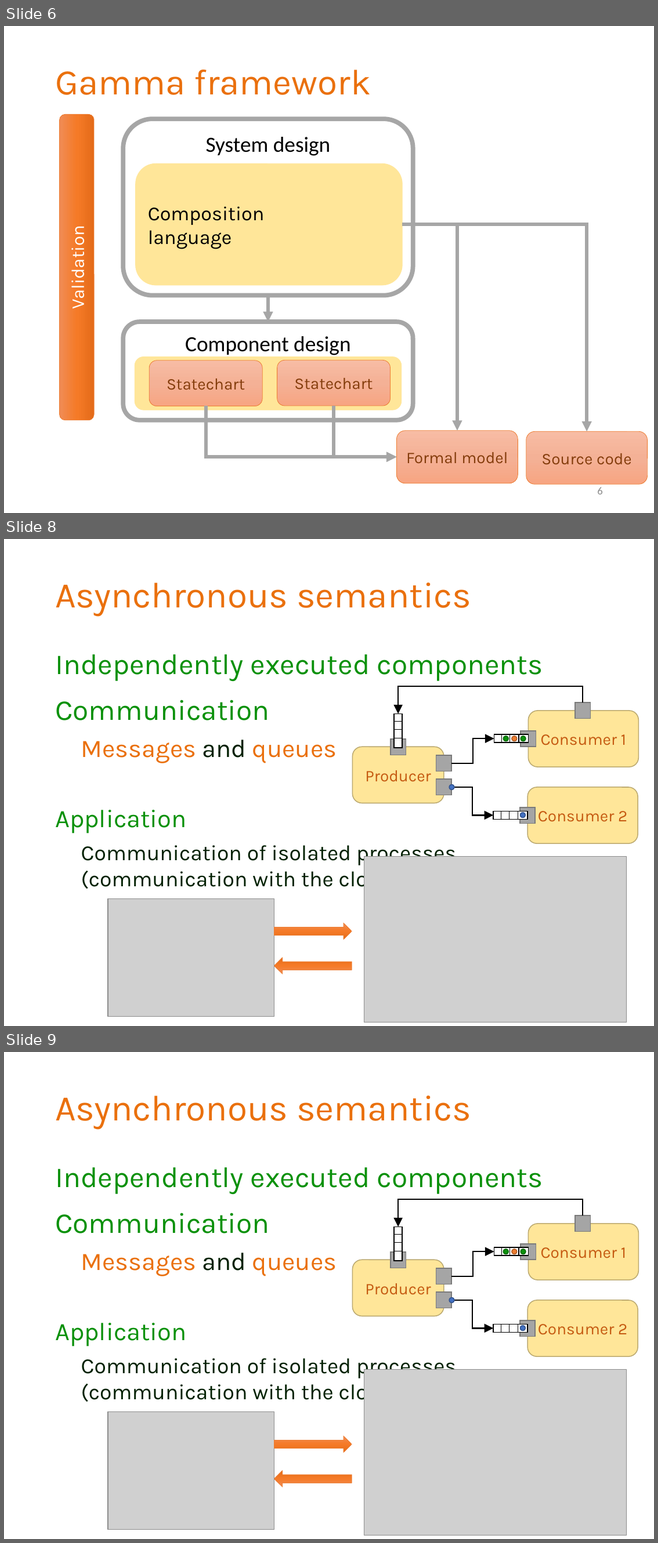
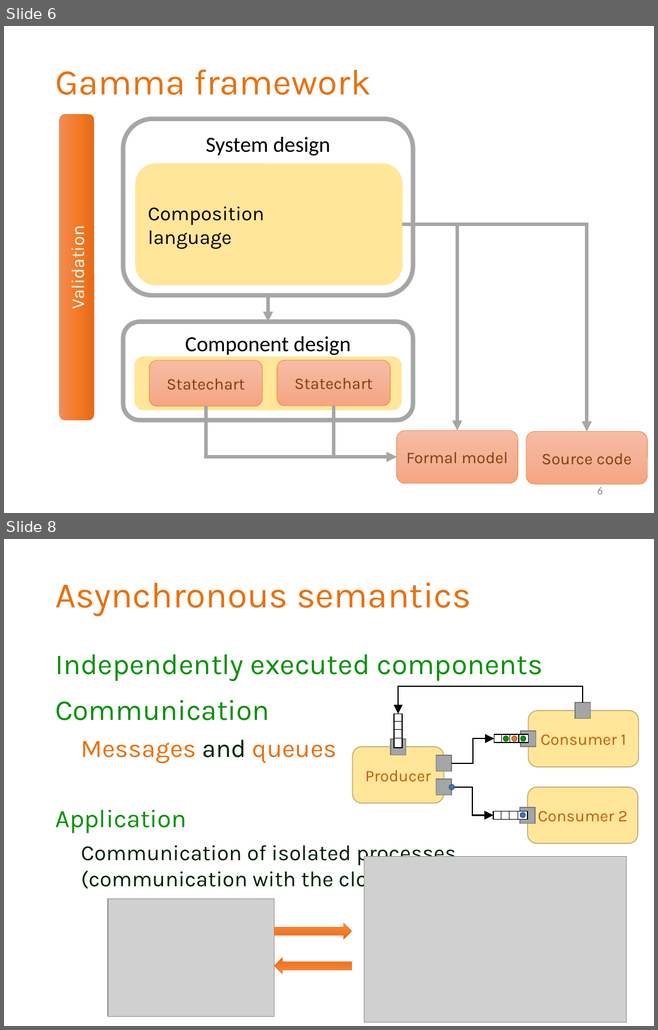
Before and after one commit to grbeni/minisymp2018, a slide deck: presentation/gb_mv_gamma.pptx. Shown one above the other, each under a label of ours: slides 6, 8 and 9 before the commit, slides 6 and 8 after it; the slides between them are not shown. The pictures are 658x1543 and 658x1030 pixels, drawn with LibreOffice and Linux fonts; fonts in the diff are those of the drawing; grey boxes stand for pictures; background and template pictures are left out. Boxes give left, top, right and bottom in pixels: in the first picture for what was removed or moved away, otherwise in the second. Text is boxed around its words. In the diff, an @@ line names an element or a change of style, - is before the commit and + after.

```diff
--- a/presentation/gb_mv_gamma.pptx
+++ b/presentation/gb_mv_gamma.pptx
@@ slide 8 removed at [4,539,654,1026], background #FFFFFF @@
@@ title removed at [55,583,471,616] @@
-Asynchronous semantics
@@ text removed at [55,654,543,892] @@
-Independently executed components
-Communication
-  Messages and queues
-Application
-  Communication of isolated processes
-  (communication with the cloud)
@@ elbow arrow removed from (582, 703) to (398, 714) @@
@@ rounded rectangle removed at [528,711,639,767] @@
-Consumer 1
@@ rectangle removed at [574,703,590,719] @@
@@ rounded rectangle removed at [352,747,444,803] @@
-Producer
@@ rectangle removed at [390,739,406,755] @@
@@ group removed at [394,714,402,748]: 4 rectangles @@
@@ elbow arrow removed from (451, 763) to (494, 739) @@
@@ group removed at [494,734,528,743]: 4 rectangles, 3 ellipses @@
@@ rectangle removed at [520,730,536,747] @@
@@ rectangle removed at [436,755,452,772] @@
@@ rectangle removed at [436,779,452,795] @@
@@ ellipse removed at [449,784,454,790] @@
@@ elbow arrow removed from (451, 787) to (493, 815) @@
@@ rounded rectangle removed at [527,787,637,843] @@
-Consumer 2
@@ rectangle removed at [493,811,528,819] @@
@@ rectangle removed at [501,811,528,819] @@
@@ rectangle removed at [509,811,527,819] @@
@@ rectangle removed at [518,811,528,819] @@
@@ rectangle removed at [520,808,535,824] @@
@@ ellipse removed at [520,813,525,817] @@
@@ picture removed at [364,857,626,1022] @@
@@ picture removed at [108,899,274,1017] @@
@@ right arrow removed at [274,923,351,939] @@
@@ right arrow removed at [274,958,351,974] @@
@@ what was slide 9 is now slide 8 @@
```
Also in this commit, not shown: 2 slides changed.
